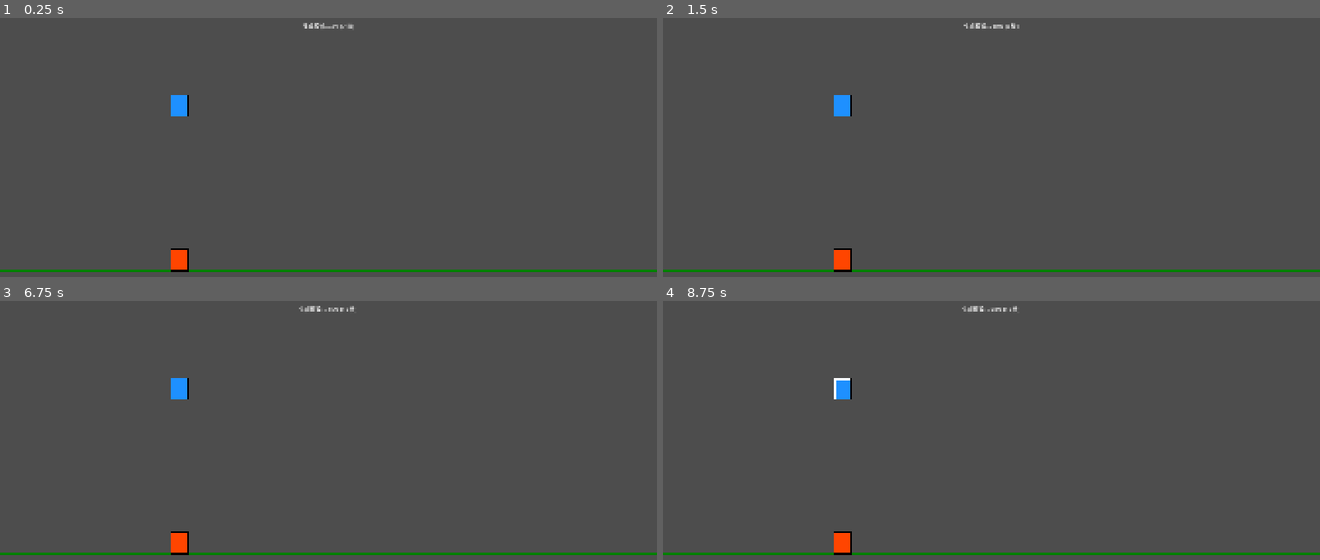
Above: before the commit, frames 1-4 (two rows, left to right).
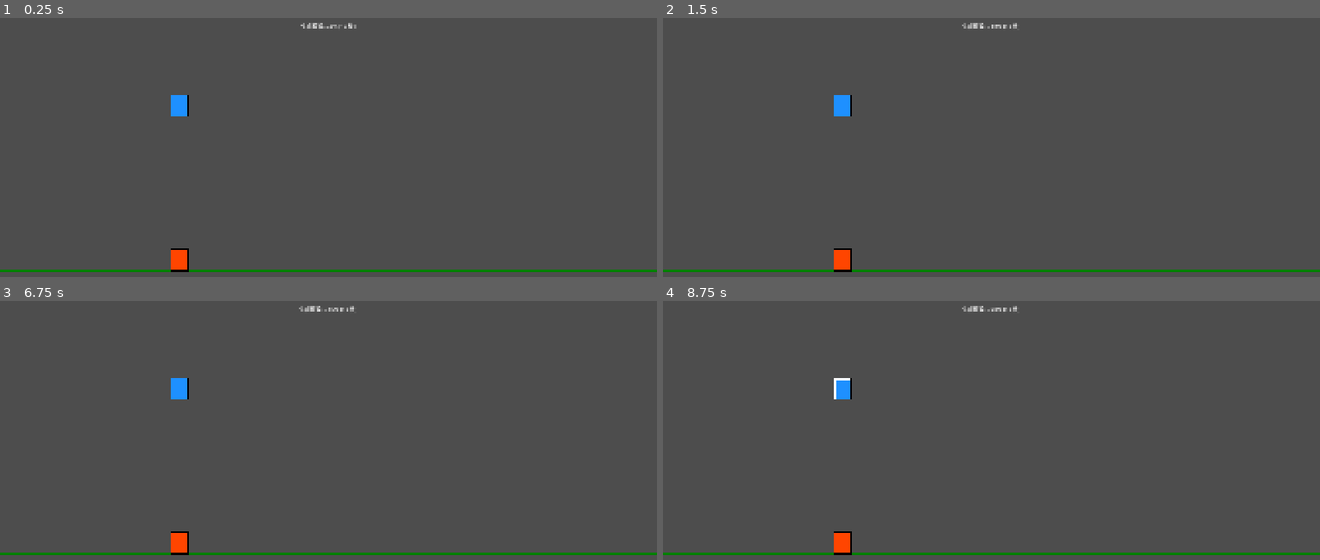
Above: after the commit, the same moments.

Repository: GeorgeMee/Magnetix
Game: Godot game, scene res://src/scenes/preset/preset_generator.tscn
Same seed, same stepped clock (60 frames per second), same inputs: the game is played once before the commit and once after it. This scene is started directly instead of the project's main scene.
Inputs (mouse positions are in pixels of both pictures, inside the frame that each line leads up to):
- Up to frame 1 (0.25 s): no input
- Up to frame 2 (1.5 s): tap Enter at 0.5 s; move the mouse to (1136, 181) at 0.52 s; hold Right (ui_right) 0.53-1.28 s; hold Q (magnetism_a) 0.53-1.28 s; click (1136, 181) at 0.67 s; tap Space (swap) at 1.25 s; move the mouse to (860, 217) at 1.27 s; hold Left (ui_left) from 1.28 s (still down); tap W (magnetism_b) at 1.35 s
- Up to frame 3 (6.75 s): tap Enter at 2, 3.5 s; move the mouse to (394, 402) at 2.02 s; release Left (ui_left) at 2.03 s; hold Space (swap) 2.03-2.78 s; hold Right (ui_right) 2.03-3.53 s; move the mouse to (295, 554) at 2.77 s; tap Q (magnetism_a) at 2.85 s; click (295, 554) at 2.92 s; move the mouse to (525, 536) at 3.52 s; hold W (magnetism_b) 3.53-4.28 s; hold Left (ui_left) 3.53-5.78 s; tap Space (swap) at 4.25, 4.35 s; move the mouse to (131, 427) at 4.27 s; move the mouse to (361, 482) at 5.02 s; hold Q (magnetism_a) 5.03-5.78 s; click (361, 482) at 5.17 s; move the mouse to (229, 389) at 5.77 s; hold Right (ui_right) from 5.78 s (still down); tap W (magnetism_b) at 5.85 s; move the mouse to (473, 464) at 6.52 s; hold Space (swap) from 6.53 s (still down)
- Up to frame 4 (8.75 s): move the mouse to (860, 500) at 7.27 s; release Space (swap) at 7.28 s; tap Q (magnetism_a) at 7.35 s; click (860, 500) at 7.42 s; move the mouse to (1057, 402) at 8.02 s; release Right (ui_right) at 8.03 s; hold Left (ui_left) from 8.03 s (still down); hold W (magnetism_b) from 8.03 s (still down)

The runs differ from the first frame. In frame 1, 0.1% of the frame differs, in the area x 45-55%, y 1-5%; in frame 2, 0.1%; in frame 3, less than 0.1%; in frame 4, less than 0.1%.

Commit message:
Fix trajectory extension length and preset save reliability
chunk_choreographer: use needed_length (3200px) instead of
needed_end-start_x which was often negative, stalling trajectory
growth. Now always generates a full block of new trajectory points.

preset_generator: fix directory creation (DirAccess.make_dir_recursive)
and add error checking on ResourceSaver.save with push_error on failure.

Diff:
--- a/src/scripts/game/chunk_choreographer.gd
+++ b/src/scripts/game/chunk_choreographer.gd
@@ -23,7 +23,7 @@
 		start_x = maxf(last_pt.world_x + GameManager.sim_decision_interval, from_world_x)
 		surf_a = last_pt.char_a_surface as int
 		surf_b = last_pt.char_b_surface as int
-	var new_points := sim_ai.generate(lane_a_pol, lane_b_pol, start_x, needed_end - start_x, GameManager.sim_decision_interval, surf_a, surf_b)
+	var new_points := sim_ai.generate(lane_a_pol, lane_b_pol, start_x, needed_length, GameManager.sim_decision_interval, surf_a, surf_b)
 	trajectory.append_array(new_points)
 
 func get_chunk_layout(chunk_world_x : float, lane : int, chunk_width : float) -> ChunkLayout:
--- a/src/scripts/preset/preset_generator.gd
+++ b/src/scripts/preset/preset_generator.gd
@@ -24,7 +24,9 @@
 	GameManager.magnet_manager = magnet_manager
 	GameManager.choreographer = choreographer
 
-	DirAccess.make_dir_recursive_absolute("res://presets")
+	var da := DirAccess.open("res://")
+	if da:
+		da.make_dir_recursive("presets")
 
 	_spawn_characters()
 	GameManager.character_a = character_a
@@ -79,7 +81,10 @@
 		_convert_layout(layout_a, 0, preset.magnet_blocks, preset.walls, preset.hazards, preset.coins)
 		_convert_layout(layout_b, 1, preset.magnet_blocks, preset.walls, preset.hazards, preset.coins)
 
-		ResourceSaver.save(preset, "res://presets/chunk_%04d.tres" % chunk_index)
+		var path := "res://presets/chunk_%04d.tres" % chunk_index
+		var err := ResourceSaver.save(preset, path)
+		if err != OK:
+			push_error("保存预设失败 %s: %d" % [path, err])
 		chunk_index += 1
 		last_recorded_wx += chunk_w
 
